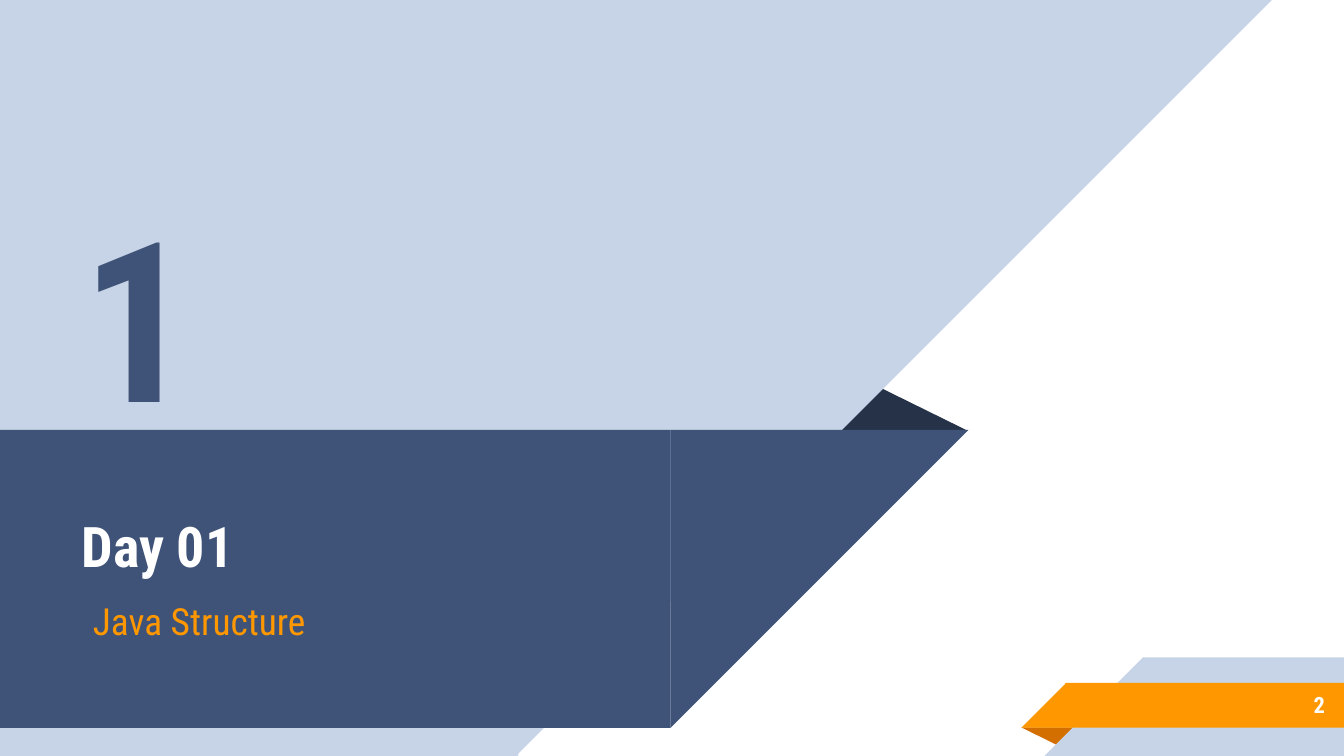
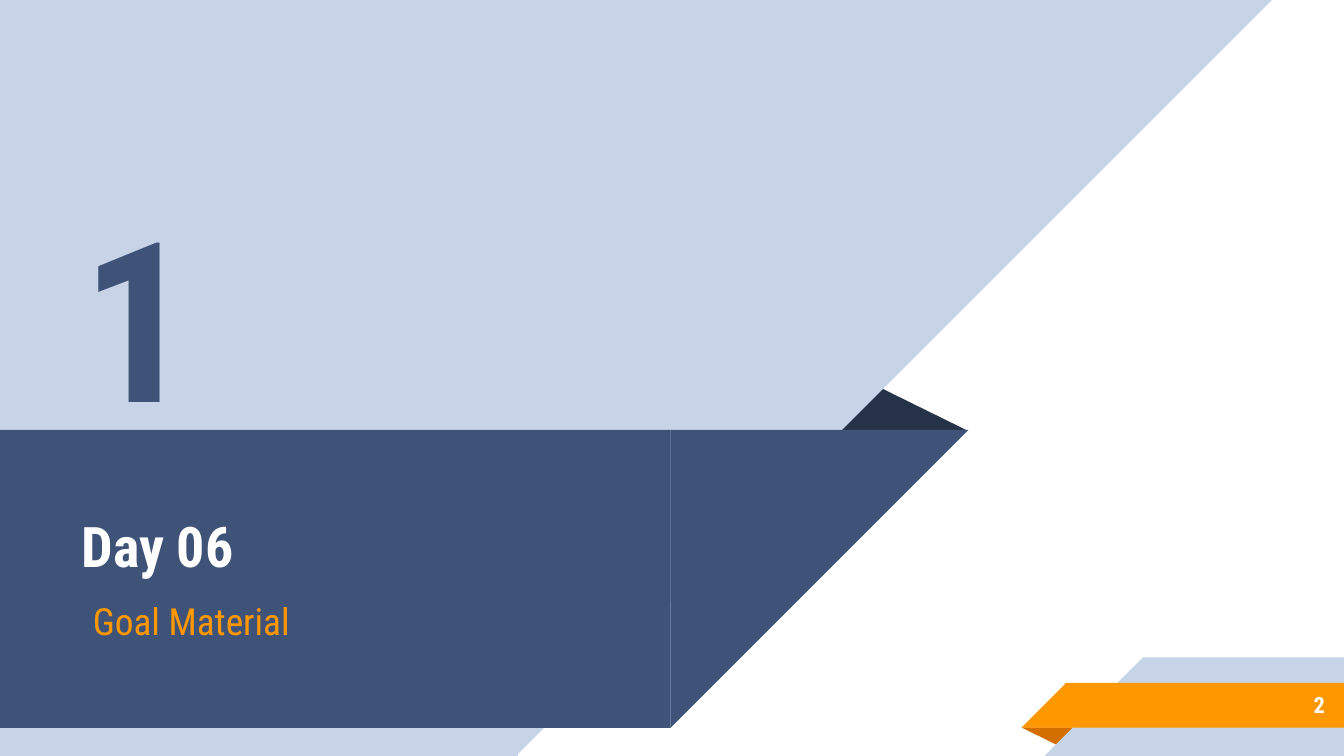
Before and after one commit to aronipurwanto/materi-xa, a slide deck: slide 2 of java/java-logic/Slide-Java-Logic-06.pptx. Drawn at 1344x756 pixels with LibreOffice and Linux fonts; fonts in the diff are those of the drawing. Boxes give left, top, right and bottom in pixels: in the first picture for what was removed or moved away, otherwise in the second. Text is boxed around its words. In the diff, an @@ line names an element or a change of style, - is before the commit and + after.

```diff
--- a/java/java-logic/Slide-Java-Logic-06.pptx
+++ b/java/java-logic/Slide-Java-Logic-06.pptx
@@ title at (82,526,234,579): text changed @@
-Day 01
+Day 06
@@ subtitle at (93,607,290,636): text changed @@
-Java Structure
+Goal Material
```
Also in this commit, not shown: 15 other slides changed, 42 slides added, 19 slides removed, 36 other files.
